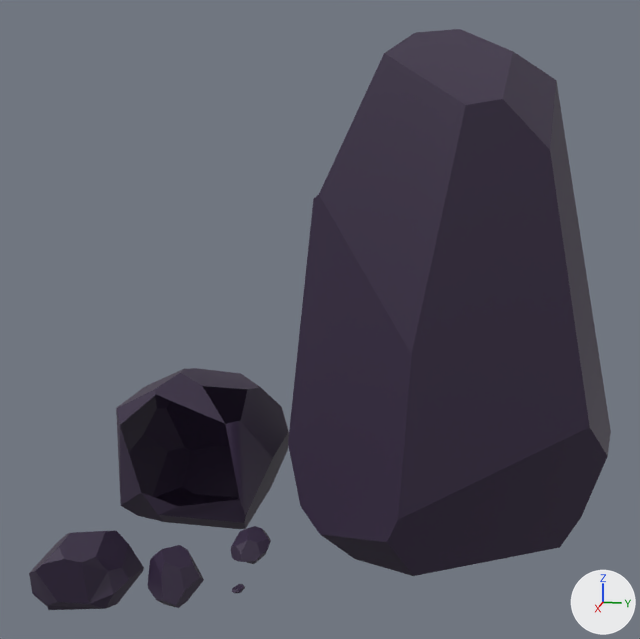
Renders of the FBX model Assets/Graphics/Models/Environment/rocks.fbx from each side of a commit.
Both versions are drawn from a camera (50 mm lens) standing at (8.9, 13.5, 14.2) and looking at (-17.4, 8.3, 7.6). The lights are fixed; the arrows at lower right show +X, +Y and +Z. Where no turn or scale is listed for an object, it has been applied to the vertices. Vertices at the same position are counted once.
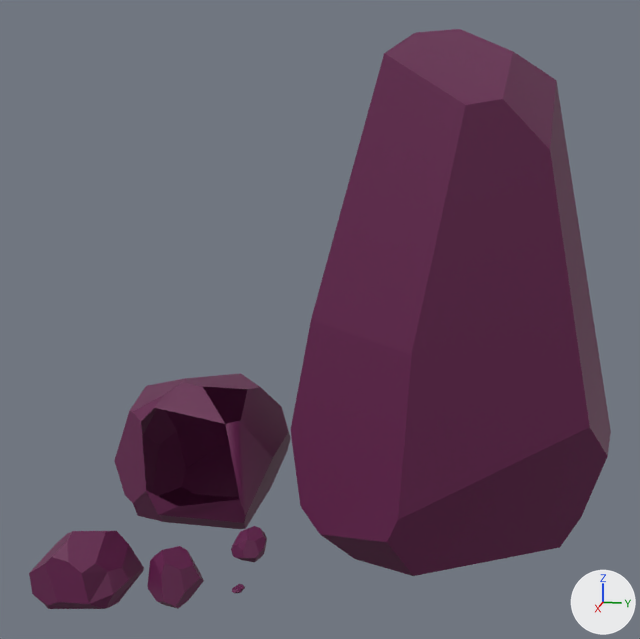
Where the newer file only moved an object's origin or applied its transform, the numbers keep the older frame.

Pixel boxes [x1, y1, x2, y2] of what changed, in the pictures (640 x 639 px; the box of a moved part takes in the faces that stretch with it):
'Sphere.007', recoloured, reshaped: before [288, 29, 611, 576]; after [291, 29, 611, 576]
'Sphere.006', recoloured, reshaped: before [116, 368, 289, 529]; after [114, 374, 291, 529]
'Sphere.004', recoloured, reshaped: before [29, 531, 144, 610]; after [29, 531, 144, 609]
'Sphere.005', recoloured, reshaped, moved: before [148, 545, 204, 608]; after [148, 546, 204, 609]
'Sphere.003', recoloured, reshaped, moved (10% narrower): before [231, 526, 271, 564]; after [231, 526, 267, 562]
'Sphere.002', recoloured: [232, 584, 245, 593] in both
part 1 of me_sphere_004, moved or reshaped: before [29, 531, 144, 610]; after [29, 531, 144, 609]
part 2 of me_sphere_004, recoloured: [48, 545, 144, 609] in both
part 3 of me_sphere_007, moved or reshaped: before [288, 53, 466, 542]; after [291, 53, 466, 542]
part 4 of me_sphere_006, moved or reshaped: before [116, 368, 260, 522]; after [114, 374, 260, 522]

Patch to the scene script:
```diff
--- a/Assets/Graphics/Models/Environment/rocks.fbx.py
+++ b/Assets/Graphics/Models/Environment/rocks.fbx.py
@@ mat_material @@
 mat_material = principled_material('Material')
-mat_material.base_color = (0.0369, 0.0222, 0.0561)  # dark purple #362943
+mat_material.base_color = (0.127, 0.0116, 0.0742)  # dark purple #641c4d
@@ me_sphere_006 @@
-me_sphere_006.from_pydata(...)  # 52 vertices, 27 faces; spans x -14.01..-8.85, y 7.24..13.0, z -0.04..5.3
+me_sphere_006.from_pydata(...)  # 52 vertices, 27 faces; spans x -13.77..-8.85, y 6.99..13.0, z -0.04..4.95
+# me_sphere_006 part 4: 18 of 52 vertices moved; they spanned x -14.01..-9.1, y 7.24..10.52, z 0.65..5.3 and now span x -13.67..-9.22, y 6.99..10.52, z 0.46..4.95; mean shift (-0.03, 0.08, -0.11); largest move (-13.97, 8.49, 1.12) -> (-13.67, 8.31, 1.92)
 me_sphere_006.materials.append(mat_material_001)
@@ me_sphere_003 @@
-me_sphere_003.from_pydata(...)  # 37 vertices, 21 faces; spans x -0.654..0.701, y -0.573..0.653, z -0.011..1.021
-me_sphere_003.materials.append(mat_material_002)  # dark purple #362943
+me_sphere_003.from_pydata(...)  # 37 vertices, 21 faces; spans x -0.601..0.483, y -0.563..0.51, z 0.0..1.004
+# me_sphere_003 part 5: the whole mesh is rebuilt
+me_sphere_003.materials.append(mat_material)  # dark purple #641c4d
@@ me_sphere_005 @@
-me_sphere_005.from_pydata(...)  # 28 vertices, 16 faces; spans x -0.84..0.7, y -0.82..0.74, z -0.02..1.73
-me_sphere_005.materials.append(mat_material_004)  # dark purple #362943
+me_sphere_005.from_pydata(...)  # 28 vertices, 16 faces; spans x -0.84..0.7, y -0.83..0.74, z 0.0..1.7
+# me_sphere_005 part 6: the whole mesh is rebuilt
+me_sphere_005.materials.append(mat_material)  # dark purple #641c4d
@@ me_sphere_004 @@
-me_sphere_004.from_pydata(...)  # 43 vertices, 28 faces; spans x -1.84..1.14, y -2.11..0.74, z -0.09..2.21
+me_sphere_004.from_pydata(...)  # 45 vertices, 29 faces; spans x -1.81..0.81, y -2.11..0.74, z 0.0..2.19
+# me_sphere_004 part 1
+# 2 vertices are removed from x -0.15..0.44, y -1.52..0.33, z -0.08..-0.02
+# 5 faces are deleted
+# 12 vertices move from x -1.84..1.14, y -1.63..0.1, z -0.09..2.21 to x -1.75..0.81, y -1.73..0.06, z 0.0..2.19
+# 4 vertices are added at (0.22, -0.05, 0.0), (0.5, -1.49, 0.0), (0.08, 0.2, 0.0), (-0.21, 0.34, 0.0)
+# 6 new faces join them
+# me_sphere_004 part 2: 23 faces spanning x -1.81..0.81, y -2.11..0.74, z 0.0..2.19 switch from mat_material_005 (dark purple #362943) to mat_material (dark purple #641c4d)
@@ me_sphere_007 @@
 me_sphere_007.from_pydata(...)  # 38 vertices, 23 faces; spans x -5.6..3.9, y -1.8..8.3, z 0.0..16.3
 # verts and faces of me_sphere_007; kept vertices keep their numbers, new ones are numbered from 38
+# me_sphere_007 part 3
+delete_vertices([25, 28])  # with the faces that use them
+verts[11] = (-2.3, -0.3, 12.1)  # moved
+verts[23] = (1.6, -1.7, 4.1)  # moved, pixel (290, 429)
+verts[38] = (1.7, -1.0, 7.7)  # pixel (310, 319)
+faces += [(11, 32, 23, 38), (26, 38, 29, 27), (4, 11, 38, 26, 5), (23, 33, 36, 35, 24, 29, 38)]
 me_sphere_007.materials.append(mat_material)
@@ ob_sphere_003 @@
 ob_sphere_003 = bpy.data.objects.new('Sphere.003', me_sphere_003)
-ob_sphere_003.location = (-15.85, 6.32, 0.0)
+ob_sphere_003.location = (-15.91, 6.31, 0.0)
@@ ob_sphere_005 @@
 ob_sphere_005 = bpy.data.objects.new('Sphere.005', me_sphere_005)
-ob_sphere_005.location = (-13.02, 4.85, 0.0)
+ob_sphere_005.location = (-13.01, 4.85, 0.0)
```
